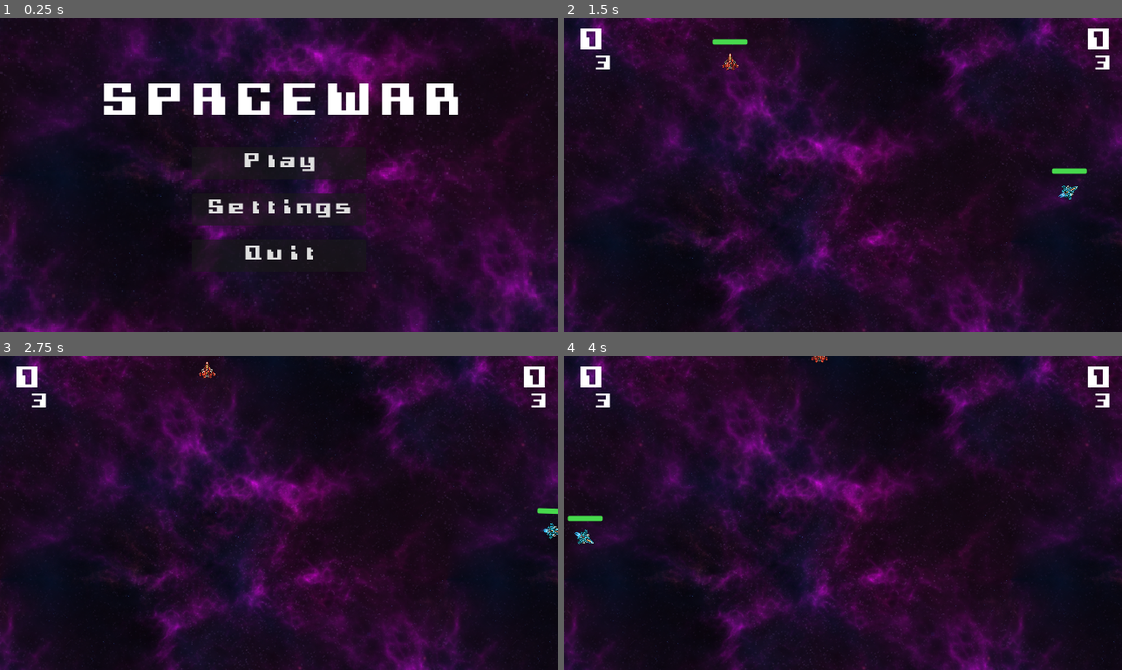
Above: before the commit, frames 1-4 (two rows, left to right).
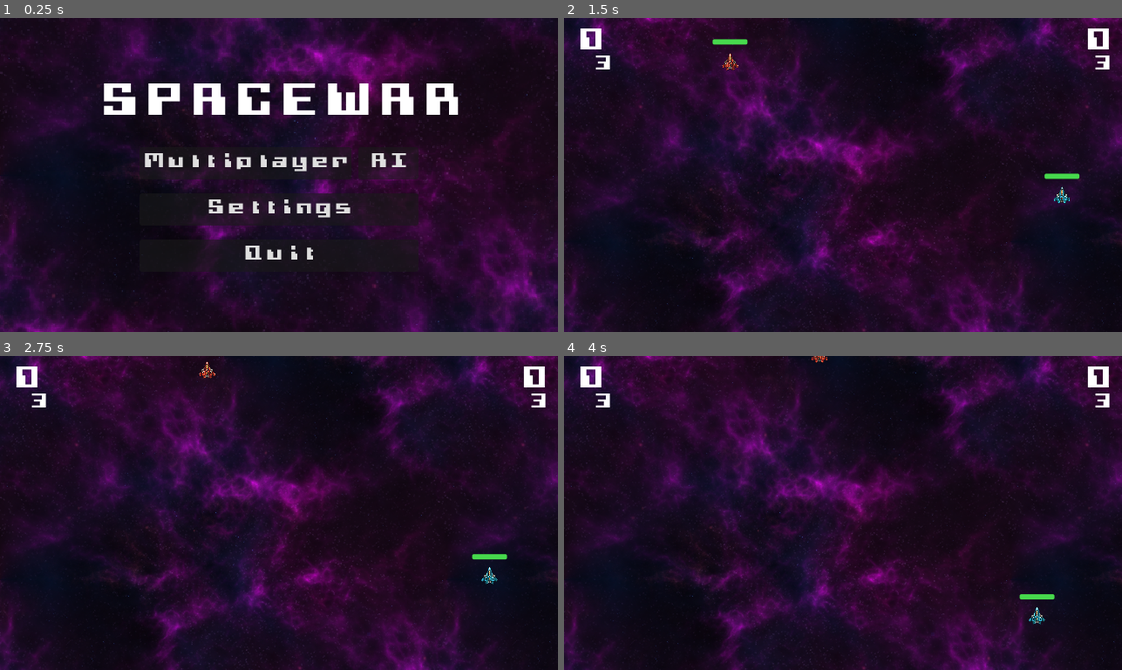
Above: after the commit, the same moments.

Repository: DeeJeezz/4-spacewar
Game: Godot game, scene res://scenes/main/main.tscn
Same seed, same stepped clock (60 frames per second), same inputs: the game is played once before the commit and once after it.
Inputs (mouse positions are in pixels of both pictures, inside the frame that each line leads up to):
- Up to frame 1 (0.25 s): no input
- Up to frame 2 (1.5 s): click (809, 162) at 0.5 s, where only the run after the commit has a clickable "Multiplayer"
- Up to frame 3 (2.75 s): no input
- Up to frame 4 (4 s): no input

The runs differ from the first frame. In frame 1, 1.4% of the frame differs, in the area x 25-75%, y 42-74%; in frame 2, 0.4%; in frame 3, 0.3%; in frame 4, 0.4%.

Commit message:
reworked enemy ai, added to game modes

Diff:
--- a/scenes/game/game.gd
+++ b/scenes/game/game.gd
@@ -20,6 +20,10 @@
 	$PauseMenu.menu_pressed.connect(menu_pressed.emit)
 
 
+func set_player2_is_ai(is_ai: bool) -> void:
+	$Player2.is_ai = is_ai
+
+
 func _assign_ship_textures() -> void:
 	var candidates: Array[Texture2D] = []
 	for texture in ship_textures:
--- a/scenes/main/main.gd
+++ b/scenes/main/main.gd
@@ -8,6 +8,8 @@
 
 var _current_scene: Node
 
+var _player2_is_ai: bool = true
+
 
 func _ready() -> void:
 	show_menu()
@@ -15,16 +17,27 @@
 
 func show_menu() -> void:
 	var menu: MainMenu = MENU_SCENE.instantiate()
-	menu.play_pressed.connect(_on_play_pressed)
+	menu.multiplayer_pressed.connect(_on_multiplayer_pressed)
+	menu.vs_ai_pressed.connect(_on_vs_ai_pressed)
 	menu.settings_pressed.connect(_on_settings_pressed)
 	menu.quit_pressed.connect(_on_quit_pressed)
 	_set_scene(menu)
 
 
-func _on_play_pressed() -> void:
+func _on_multiplayer_pressed() -> void:
+	_start_game(false)
+
+
+func _on_vs_ai_pressed() -> void:
+	_start_game(true)
+
+
+func _start_game(player2_is_ai: bool) -> void:
+	_player2_is_ai = player2_is_ai
 	var game: GameScene = GAME_SCENE.instantiate()
+	game.set_player2_is_ai(player2_is_ai)
 	game.game_over.connect(_on_game_over)
-	game.restart_pressed.connect(_on_play_pressed)
+	game.restart_pressed.connect(_start_game.bind(player2_is_ai))
 	game.menu_pressed.connect(show_menu)
 	_set_scene(game)
 
@@ -39,7 +52,7 @@
 	var victory: VictoryScreen = VICTORY_SCENE.instantiate()
 	_set_scene(victory)
 	victory.setup(winner_index, score)
-	victory.restart_pressed.connect(_on_play_pressed)
+	victory.restart_pressed.connect(_start_game.bind(_player2_is_ai))
 	victory.menu_pressed.connect(show_menu)
 
 
--- a/scenes/menu/menu.gd
+++ b/scenes/menu/menu.gd
@@ -2,23 +2,30 @@
 extends Control
 ## Main menu screen.
 
-signal play_pressed
+signal multiplayer_pressed
+signal vs_ai_pressed
 signal settings_pressed
 signal quit_pressed
 
-@onready var _play_button: BaseButton = %PlayButton
+@onready var _multiplayer_button: BaseButton = %MultiplayerButton
+@onready var _vs_ai_button: BaseButton = %VsAiButton
 @onready var _settings_button: BaseButton = %SettingsButton
 @onready var _quit_button: BaseButton = %QuitButton
 
 
 func _ready() -> void:
-	_play_button.pressed.connect(_on_play_pressed)
+	_multiplayer_button.pressed.connect(_on_multiplayer_pressed)
+	_vs_ai_button.pressed.connect(_on_vs_ai_pressed)
 	_settings_button.pressed.connect(_on_settings_pressed)
 	_quit_button.pressed.connect(_on_quit_pressed)
 
 
-func _on_play_pressed() -> void:
-	play_pressed.emit()
+func _on_multiplayer_pressed() -> void:
+	multiplayer_pressed.emit()
+
+
+func _on_vs_ai_pressed() -> void:
+	vs_ai_pressed.emit()
 
 
 func _on_settings_pressed() -> void:
--- a/scenes/menu/menu.tscn
+++ b/scenes/menu/menu.tscn
@@ -33,7 +33,7 @@
 grow_vertical = 2
 
 [node name="VBoxContainer" type="VBoxContainer" parent="CenterContainer" unique_id=1437188254]
-custom_maximum_size = Vector2(200, -1)
+custom_maximum_size = Vector2(320, -1)
 layout_mode = 2
 theme_override_constants/separation = 16
 
@@ -43,10 +43,21 @@
 text = "SPACEWAR"
 horizontal_alignment = 1
 
-[node name="PlayButton" type="Button" parent="CenterContainer/VBoxContainer" unique_id=2138554995]
+[node name="ModeButtons" type="HBoxContainer" parent="CenterContainer/VBoxContainer" unique_id=2138554995]
+layout_mode = 2
+theme_override_constants/separation = 8
+
+[node name="MultiplayerButton" type="Button" parent="CenterContainer/VBoxContainer/ModeButtons" unique_id=2138554996]
 unique_name_in_owner = true
 layout_mode = 2
-text = "Play"
+size_flags_horizontal = 3
+text = "Multiplayer"
+
+[node name="VsAiButton" type="Button" parent="CenterContainer/VBoxContainer/ModeButtons" unique_id=2138554997]
+unique_name_in_owner = true
+layout_mode = 2
+size_flags_horizontal = 3
+text = "AI"
 
 [node name="SettingsButton" type="Button" parent="CenterContainer/VBoxContainer" unique_id=1025392591]
 unique_name_in_owner = true
--- a/scenes/player/enemy_ai.gd
+++ b/scenes/player/enemy_ai.gd
@@ -9,26 +9,32 @@
 ## ([method Player.rotate_ship], [method Player.set_thrusting],
 ## [method Player.try_fire]). [br]
 ## * Behavior: keeps the ship at a comfortable distance from the enemy, aims and
-## fires at it with imperfect lead and accuracy, and dodges incoming bullets it
-## has time to react to. Decisions are re-planned every [member think_interval]
-## seconds, so the ship keeps executing stale orders between ticks.
+## fires at it with imperfect lead and accuracy, weaves perpendicular to the line
+## of fire between engagement holds, and dodges incoming bullets it has time to
+## react to. Decisions are re-planned every [member think_interval] seconds, so
+## the ship keeps executing stale orders between ticks.
 
 const TURN_DEADZONE: float = 0.02
 
-const FIRE_JITTER_MIN: float = 0.9
-
-const FIRE_JITTER_MAX: float = 1.3
+const FIRE_JITTER_MIN: float = 0.95
+
+const FIRE_JITTER_MAX: float = 1.1
+
+const COARSE_AIM_WINDOW: float = 4.0
 
 @export_group("Combat")
 @export var aim_tolerance: float = 0.15
 @export var max_fire_range: float = 420.0
 @export var bullet_speed: float = 100.0
-@export var lead_factor: float = 0.6
+@export var lead_factor: float = 0.8
 
 @export_group("Movement")
 @export var approach_range: float = 260.0
 @export var retreat_range: float = 130.0
 @export var retreat_hysteresis: float = 50.0
+@export var strafe_blend: float = 0.4
+@export var strafe_interval: float = 1.2
+@export var strafe_duration: float = 0.5
 
 @export_group("Dodging")
 @export var dodge_radius: float = 55.0
@@ -36,11 +42,11 @@
 @export var dodge_duration: float = 0.5
 
 @export_group("Fairness")
-@export var think_interval: float = 0.15
+@export var think_interval: float = 0.1
 @export var reaction_time: float = 0.25
-@export var accuracy: float = 0.8
-@export var aim_error: float = 0.4
-@export var lead_accuracy: float = 0.7
+@export var accuracy: float = 0.95
+@export var aim_error: float = 0.2
+@export var lead_accuracy: float = 0.85
 
 var _player: Player
 
@@ -57,10 +63,17 @@
 var _dodge_sign: float = 1.0
 
 var _dodge_heading: Vector2 = Vector2.ZERO
+
+var _weaving: bool = false
+
+var _phase_timer: float = 0.0
+
+var _strafe_sign: float = 1.0
 
 
 func _ready() -> void:
 	_player = get_parent() as Player
+	_phase_timer = strafe_interval
 
 
 func _process(delta: float) -> void:
@@ -77,16 +90,17 @@
 	_think_timer -= delta
 	if _think_timer <= 0.0:
 		_think_timer = think_interval
-		_think(enemy)
+		_think(enemy, delta)
 
 	_steer_towards(_heading, delta)
 	_player.set_thrusting(_thrusting)
 
 
-func _think(enemy: Player) -> void:
+func _think(enemy: Player, delta: float) -> void:
 	var to_enemy: Vector2 = _wrapped_delta(_player.global_position, enemy.global_position)
 	var distance: float = to_enemy.length()
 	var threat: Bullet = _find_threat()
+	var towards_enemy: Vector2 = to_enemy.normalized()
 
 	if threat != null and _dodge_timer == 0.0:
 		_dodge_sign = -_dodge_sign
@@ -94,18 +108,34 @@
 		_dodge_heading = Vector2.UP.rotated(threat.rotation).rotated(PI / 2.0 * _dodge_sign)
 
 	_thrusting = false
-	_heading = to_enemy.normalized()
+	_heading = towards_enemy
 	if _dodge_timer > 0.0:
 		_heading = _dodge_heading
 		_thrusting = true
 	else:
+		var strafe: Vector2 = towards_enemy.rotated(PI / 2.0 * _strafe_sign)
 		if distance > approach_range:
+			_heading = (towards_enemy + strafe * strafe_blend).normalized()
 			_thrusting = true
 		elif distance < retreat_range - retreat_hysteresis:
-			_heading = -_heading
+			_heading = (-towards_enemy + strafe * strafe_blend).normalized()
 			_thrusting = true
+		else:
+			_update_weave(delta)
+			if _weaving:
+				_heading = strafe
+				_thrusting = true
 		if distance <= max_fire_range:
 			_try_fire_at(enemy, to_enemy)
+
+
+func _update_weave(delta: float) -> void:
+	_phase_timer -= delta
+	if _phase_timer <= 0.0:
+		_weaving = not _weaving
+		_phase_timer = strafe_duration if _weaving else strafe_interval
+		if _weaving:
+			_strafe_sign = -_strafe_sign
 
 
 func _get_enemy() -> Player:
@@ -145,15 +175,18 @@
 func _try_fire_at(enemy: Player, to_enemy: Vector2) -> void:
 	if _fire_lockout > 0.0:
 		return
-	_fire_lockout = _player.shoot_cooldown * randf_range(FIRE_JITTER_MIN, FIRE_JITTER_MAX)
+	var facing: Vector2 = Vector2.UP.rotated(_player.rotation)
 	var lead: float = lead_factor * randf_range(lead_accuracy, 1.0)
 	var aim_point: Vector2 = (
 		enemy.global_position + enemy.velocity * to_enemy.length() / bullet_speed * lead
 	)
 	var to_aim: Vector2 = _wrapped_delta(_player.global_position, aim_point).normalized()
-	var facing: Vector2 = Vector2.UP.rotated(_player.rotation)
+	var aim_angle: float = facing.angle_to(to_aim)
+	if absf(aim_angle) > aim_tolerance * COARSE_AIM_WINDOW:
+		return
+	_fire_lockout = _player.shoot_cooldown * randf_range(FIRE_JITTER_MIN, FIRE_JITTER_MAX)
 	var tolerance: float = aim_tolerance * randf_range(aim_error, 1.0)
-	if absf(facing.angle_to(to_aim)) <= tolerance and randf() <= accuracy:
+	if absf(aim_angle) <= tolerance and randf() <= accuracy:
 		_player.try_fire()
 
 
--- a/tests/test_ai_player.gd
+++ b/tests/test_ai_player.gd
@@ -91,6 +91,30 @@
 		"thrusts to escape a close enemy",
 	)
 	framework.check_true(duel.player2.rotation > 0.0, "turns away from the close enemy")
+	_cleanup(duel)
+
+
+func test_ai_weaves_in_the_combat_band(framework: RefCounted) -> void:
+	var duel := _make_ai_duel()
+	var ai: EnemyAI = duel.ai
+	ai.strafe_interval = 0.02
+	ai.strafe_duration = 0.02
+	ai._phase_timer = ai.strafe_interval
+	duel.player2.global_position = Vector2.ZERO
+	duel.player2.rotation = 0.0
+	duel.player1.global_position = Vector2(100, 0)
+
+	for i in 30:
+		ai._process(0.016)
+
+	framework.check_true(ai._weaving, "alternates into the weave phase in the combat band")
+	framework.check_true(duel.player2._thrust_direction.length() > 0.0, "thrusts while weaving")
+	framework.check_almost_equal(
+		ai._heading.dot(Vector2.RIGHT),
+		0.0,
+		0.001,
+		"weave runs perpendicular to the enemy",
+	)
 	_cleanup(duel)
 
 
--- a/tests/test_main.gd
+++ b/tests/test_main.gd
@@ -23,12 +23,16 @@
 	await get_tree().process_frame
 	framework.check_true(main._current_scene is MainMenu, "back returns to the menu")
 
-	main._on_play_pressed()
+	main._on_multiplayer_pressed()
 	await get_tree().process_frame
 	framework.check_true(main._current_scene is GameScene, "game starts from the menu")
 	var game: GameScene = main._current_scene
 	framework.check_true(game.get_node_or_null("Player1") != null, "player 1 is present")
 	framework.check_true(game.get_node_or_null("Player2") != null, "player 2 is present")
+	framework.check_false(
+		game.get_node("Player2").is_ai,
+		"multiplayer starts with a human player 2",
+	)
 
 	main._on_game_over(1, 300)
 	await get_tree().process_frame
@@ -41,6 +45,20 @@
 	)
 
 
+func test_vs_ai_starts_with_ai_player2(framework: RefCounted) -> void:
+	var main: Node = _make_main()
+	await get_tree().process_frame
+	framework.check_true(main._current_scene is MainMenu, "menu is shown on start")
+
+	main._on_vs_ai_pressed()
+	await get_tree().process_frame
+	framework.check_true(main._current_scene is GameScene, "game starts from the menu")
+	framework.check_true(
+		main._current_scene.get_node("Player2").is_ai,
+		"vs ai starts with an AI player 2",
+	)
+
+
 func _make_main() -> Node:
 	var main: Node = MAIN_SCENE.instantiate()
 	add_child(main)
--- a/tests/test_menu.gd
+++ b/tests/test_menu.gd
@@ -8,9 +8,13 @@
 	var menu: MainMenu = MENU_SCENE.instantiate()
 	add_child(menu)
 	var emitted: Array = []
-	menu.play_pressed.connect(
+	menu.multiplayer_pressed.connect(
 		func() -> void:
-			emitted.append("play"),
+			emitted.append("multiplayer"),
+	)
+	menu.vs_ai_pressed.connect(
+		func() -> void:
+			emitted.append("vs_ai"),
 	)
 	menu.settings_pressed.connect(
 		func() -> void:
@@ -20,14 +24,16 @@
 		func() -> void:
 			emitted.append("quit"),
 	)
-	var play_button: Button = menu.get_node("%PlayButton")
+	var multiplayer_button: Button = menu.get_node("%MultiplayerButton")
+	var vs_ai_button: Button = menu.get_node("%VsAiButton")
 	var settings_button: Button = menu.get_node("%SettingsButton")
 	var quit_button: Button = menu.get_node("%QuitButton")
-	play_button.pressed.emit()
+	multiplayer_button.pressed.emit()
+	vs_ai_button.pressed.emit()
 	settings_button.pressed.emit()
 	quit_button.pressed.emit()
 	framework.check_equal(
 		emitted,
-		["play", "settings", "quit"],
-		"all three buttons emit their signals",
+		["multiplayer", "vs_ai", "settings", "quit"],
+		"all four buttons emit their signals",
 	)
Not shown, changed: AGENTS.md
